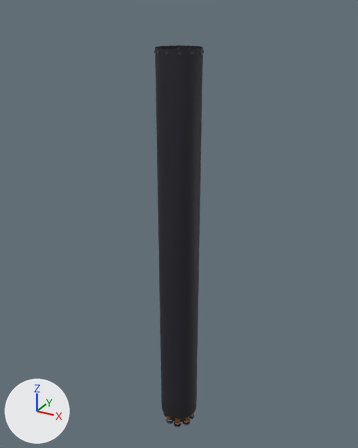
An edit to the glTF model assets/rockets/electrino/booster.hi.glb, drawn before and after from the same camera.
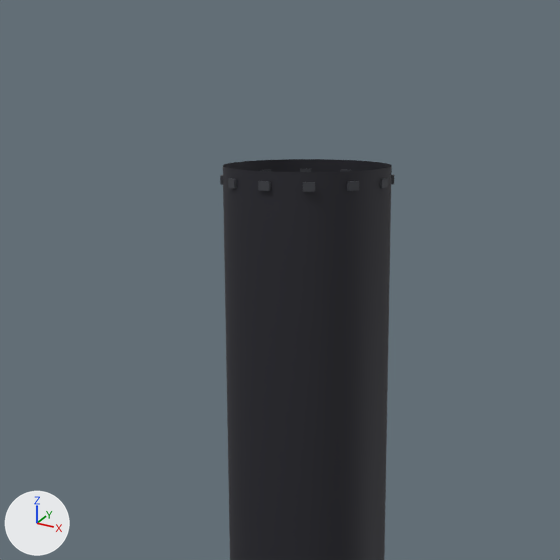
Each version appears first whole from a 50 mm lens placed at (6.34, -11.53, 13.02), pointed at (-0.16, 0.3, 7.11), and next in a close-up on the part from 26% to 70% of the width and 0% to 36% of the height. The lights are fixed; the arrows at lower left show +X, +Y and +Z. The last two pictures show the newer version. Where no turn or scale is listed for an object, it has been applied to the vertices. Vertices at exactly the same position are counted once.

The first close-up shows 'booster.dark'.
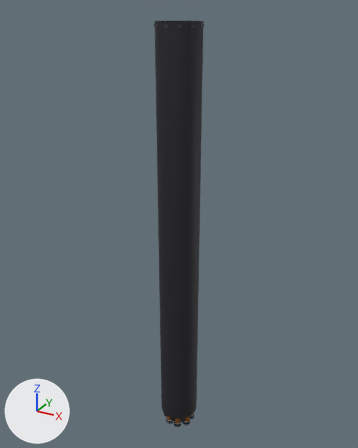
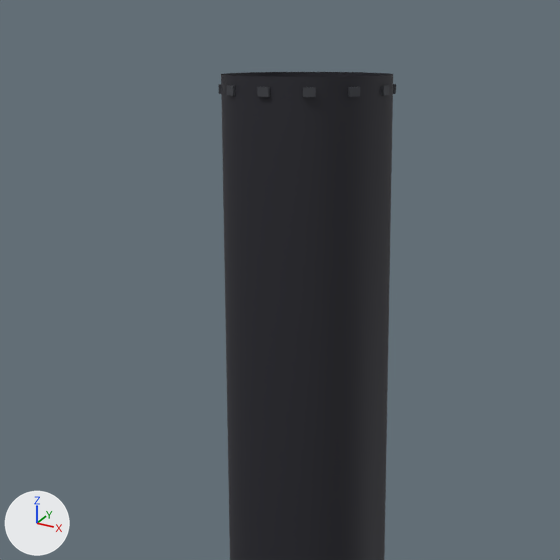
Where the newer file only moved an object's origin or applied its transform, the numbers keep the older frame.

Location of each change, (x1, y1, x2, y2) in pixels of the close-ups (560 x 560 px; the box of a moved part takes in the faces that stretch with it):
'booster.dark', reshaped
    before: (220, 159, 394, 560)
    after: (218, 72, 396, 560)
part 1 of me_booster_dark, moved or reshaped
    before: (380, 178, 388, 188)
    after: (381, 86, 389, 95)
part 2 of me_booster_dark, moved or reshaped
    before: (347, 181, 359, 191)
    after: (348, 87, 360, 97)
part 3 of me_booster_dark, moved or reshaped
    before: (303, 182, 315, 192)
    after: (303, 87, 316, 97)
part 4 of me_booster_dark, moved or reshaped
    before: (258, 181, 271, 191)
    after: (257, 87, 270, 97)
part 5 of me_booster_dark, moved or reshaped
    before: (228, 178, 237, 188)
    after: (227, 86, 235, 96)
part 6 of me_booster_dark, moved or reshaped
    before: (220, 175, 223, 185)
    after: (218, 84, 222, 94)
part 7 of me_booster_dark, moved or reshaped
    before: (391, 175, 394, 184)
    after: (393, 84, 396, 94)
part 8 of me_booster_dark, added
    after: (221, 72, 393, 172)

The change, as a diff of the scene's bpy script:
```diff
--- a/assets/rockets/electrino/booster.hi.glb.py
+++ b/assets/rockets/electrino/booster.hi.glb.py
@@ me_booster_dark @@
 # used by ob_booster_dark; location = (0.0, 0.0, 6.13)
-me_booster_dark.from_pydata(...)  # 692 vertices, 1200 faces; spans x -0.62..0.62, y -0.62..0.62, z -5.95..5.95
+me_booster_dark.from_pydata(...)  # 788 vertices, 1392 faces; spans x -0.62..0.62, y -0.62..0.62, z -5.95..6.55
+# me_booster_dark part 1: the loose piece of 8 vertices spanning x 0.58..0.62, y -0.04..0.04, z 5.82..5.88 is moved by (0.0, 0.0, 0.6)
+# me_booster_dark part 2: the loose piece of 8 vertices spanning x 0.48..0.56, y -0.35..-0.25, z 5.82..5.88 is moved by (0.0, 0.0, 0.6)
+# me_booster_dark part 3: the loose piece of 8 vertices spanning x 0.25..0.35, y -0.56..-0.48, z 5.82..5.88 is moved by (0.0, 0.0, 0.6)
+# me_booster_dark part 4: the loose piece of 8 vertices spanning x -0.04..0.04, y -0.62..-0.58, z 5.82..5.88 is moved by (0.0, 0.0, 0.6)
+# me_booster_dark part 5: the loose piece of 8 vertices spanning x -0.35..-0.25, y -0.56..-0.48, z 5.82..5.88 is moved by (0.0, 0.0, 0.6)
+# me_booster_dark part 6: the loose piece of 8 vertices spanning x -0.56..-0.48, y -0.35..-0.25, z 5.82..5.88 is moved by (0.0, 0.0, 0.6)
+# me_booster_dark part 7: the loose piece of 8 vertices spanning x 0.48..0.56, y 0.25..0.35, z 5.82..5.88 is moved by (0.0, 0.0, 0.6)
+# me_booster_dark part 8
+# 48 new vertices lie (0.0, 0.0, 0.04) away from vertices in x -0.6..0.6, y -0.6..0.6, z 5.95
+# 48 new vertices lie (0.0, 0.0, 0.56) away from vertices in x -0.6..0.6, y -0.6..0.6, z 5.99
+# 192 new faces join them
+# other edits to the shape of me_booster_dark do not show in these pictures
 me_booster_dark.materials.append(mat_or_dark)
```
